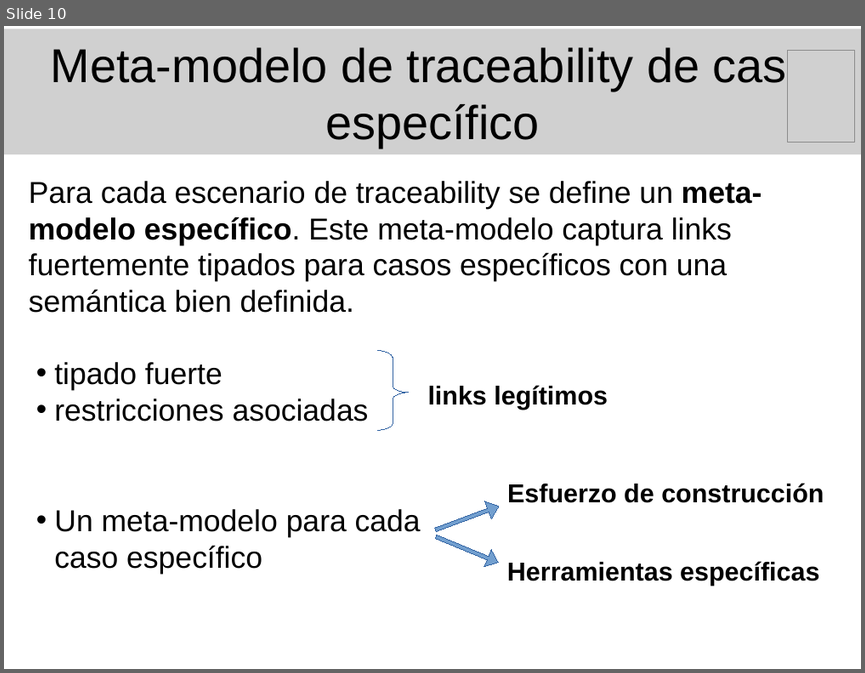
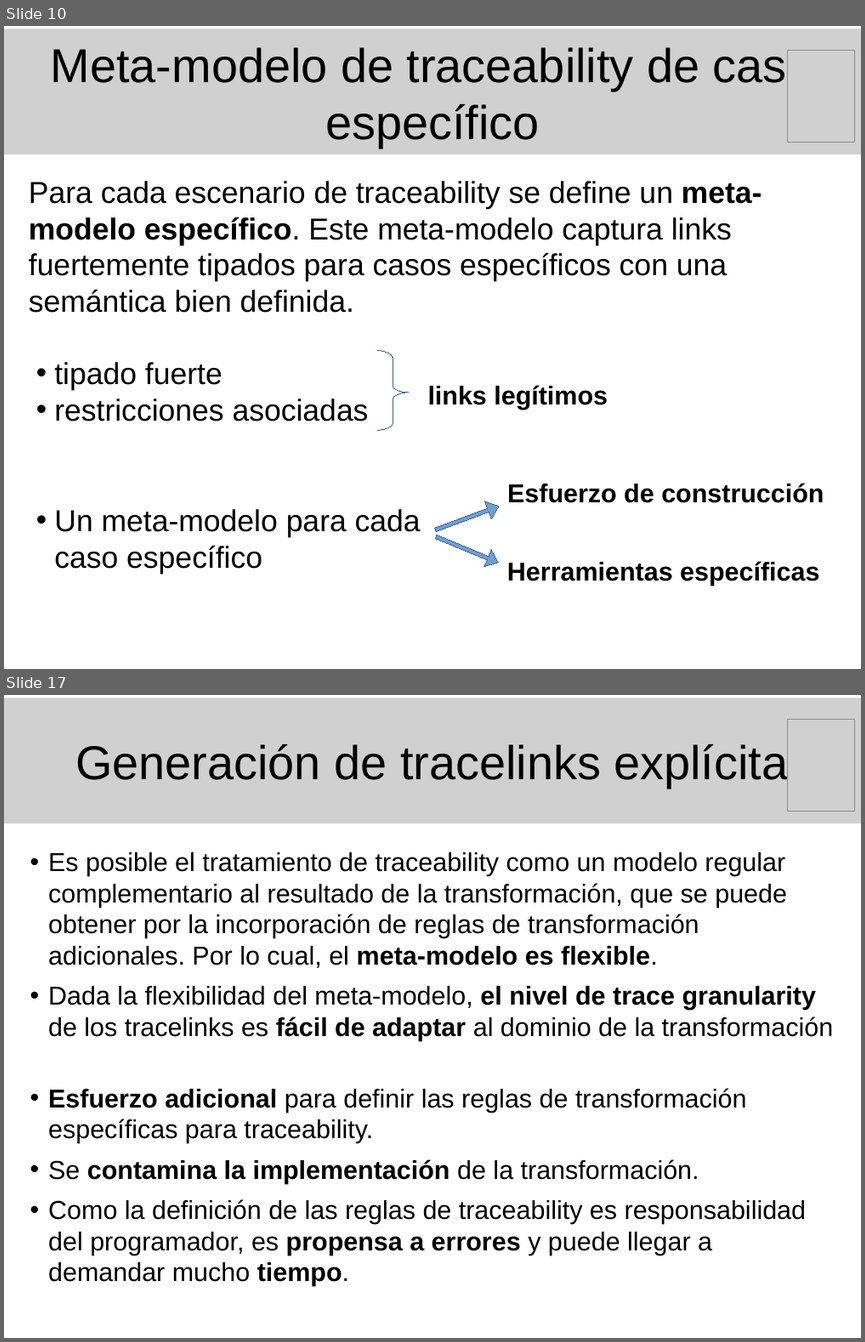
Before and after one commit to marianogili/TraceabilityEditor, a slide deck: Presentacion/PresentacionGili.odp. Shown one above the other, each under a label of ours: slide 10 before the commit, slides 10 and 17 after it; the slides between them are not shown. The pictures are 865x673 and 865x1342 pixels, drawn with LibreOffice and Linux fonts; fonts in the diff are those of the drawing; grey boxes stand for pictures. Boxes give left, top, right and bottom in pixels: in the first picture for what was removed or moved away, otherwise in the second. Text is boxed around its words. In the diff, an @@ line names an element or a change of style, - is before the commit and + after.

Commit message:
Presentación de la tesis: Tería de traceability -> Tipos de tracelinks y generación de tracelinks.

```diff
--- a/Presentacion/PresentacionGili.odp
+++ b/Presentacion/PresentacionGili.odp
@@ slide 17 added at (4,695,861,1338), background #FFFFFF @@
@@ picture added at (4,698,861,824), 44 pt, text #000000 @@
+Generación de tracelinks explícita
@@ picture added at (788,719,856,811) @@
@@ text added at (48,852,834,1286), 24 pt, text #000000 @@
+• Es posible el tratamiento de traceability como un modelo regular complementario al resultado de la transformación, que se puede obtener por la incorporación de reglas de transformación adicionales. Por lo cual, el meta-modelo es flexible.
+• Dada la flexibilidad del meta-modelo, el nivel de trace granularity de los tracelinks es fácil de adaptar al dominio de la transformación
+• Esfuerzo adicional para definir las reglas de transformación específicas para traceability.
+• Se contamina la implementación de la transformación.
+• Como la definición de las reglas de traceability es responsabilidad del programador, es propensa a errores y puede llegar a demandar mucho tiempo.
```
Also in this commit, not shown: 3 slides changed, 6 other slides added.
